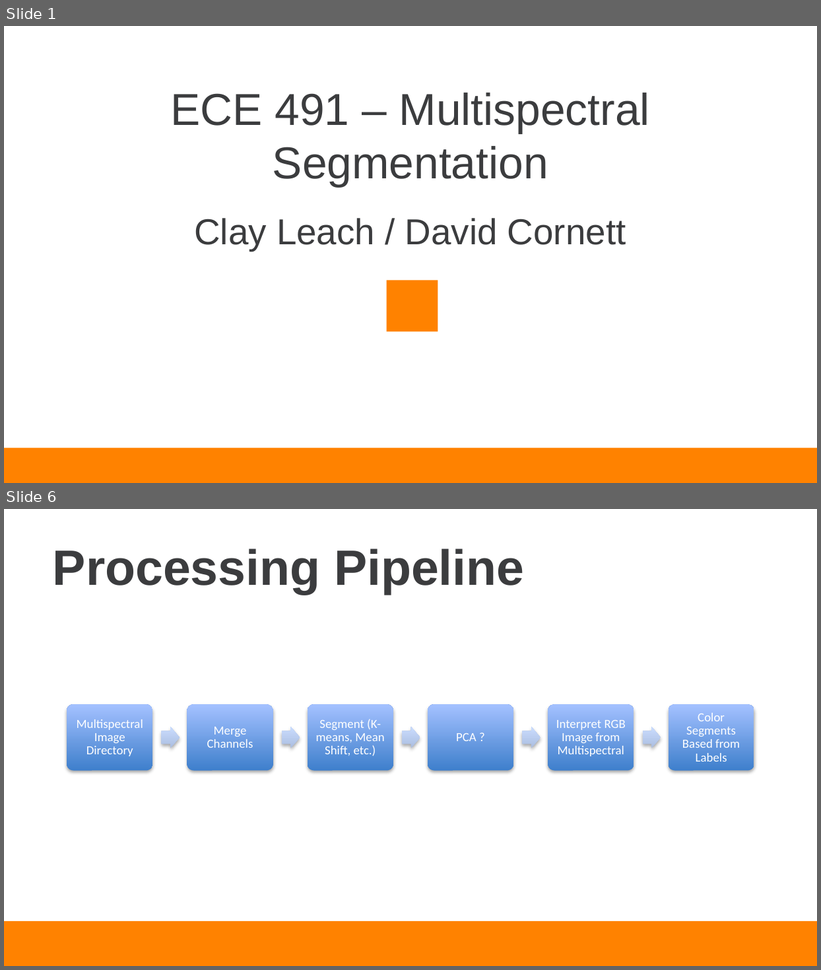
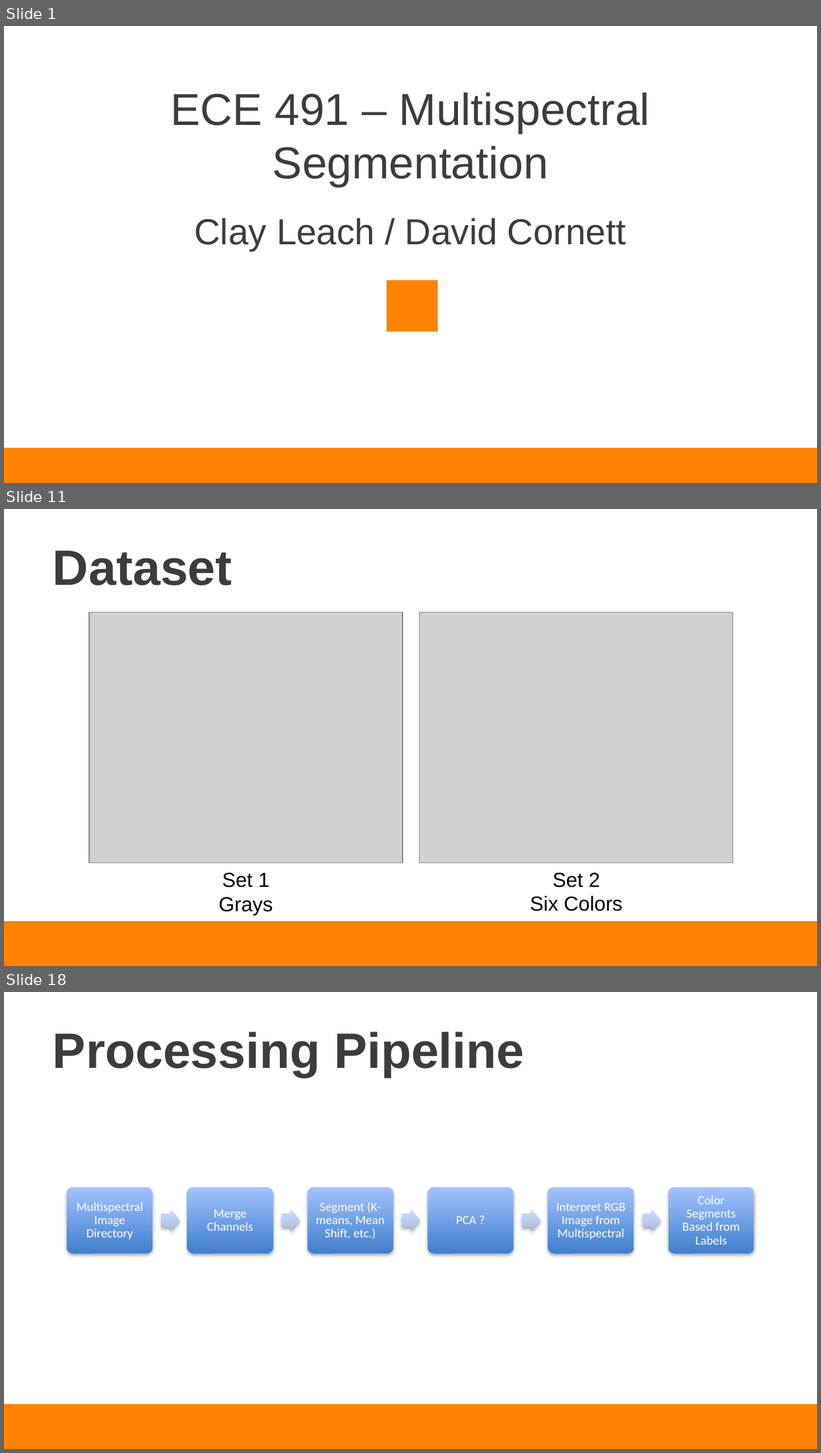
Before and after one commit to dcc3/ECE491_Final_Project, a slide deck: Documentation/Cornett_Leach_Presentation.pptx. Shown one above the other, each under a label of ours: slides 1 and 6 before the commit, slides 1, 11 and 18 after it; the slides between them are not shown. The pictures are 821x970 and 821x1453 pixels, drawn with LibreOffice and Linux fonts; fonts in the diff are those of the drawing; grey boxes stand for pictures; background and template pictures are left out. Boxes give left, top, right and bottom in pixels: in the first picture for what was removed or moved away, otherwise in the second. Text is boxed around its words. In the diff, an @@ line names an element or a change of style, - is before the commit and + after.

```diff
--- a/Documentation/Cornett_Leach_Presentation.pptx
+++ b/Documentation/Cornett_Leach_Presentation.pptx
@@ slide 11 added at bbox=[4, 509, 817, 966], background #FFFFFF; not listed: 1 template element that a slide beside it also shows @@
@@ title added at bbox=[53, 551, 232, 586], 44 pt, text #3B3C3E, bold @@
+Dataset
@@ picture added at bbox=[89, 612, 403, 863] @@
@@ picture added at bbox=[420, 612, 733, 863] @@
@@ text added at bbox=[218, 873, 273, 915], 18 pt, text #000000 @@
+Set 1
+Grays
@@ text added at bbox=[530, 873, 622, 912], 18 pt, text #000000 @@
+Set 2
+Six Colors
@@ what was slide 6 is now slide 18 @@
```
Also in this commit, not shown: 2 slides changed, 16 other slides added, 2 slides removed, 22 other files.
